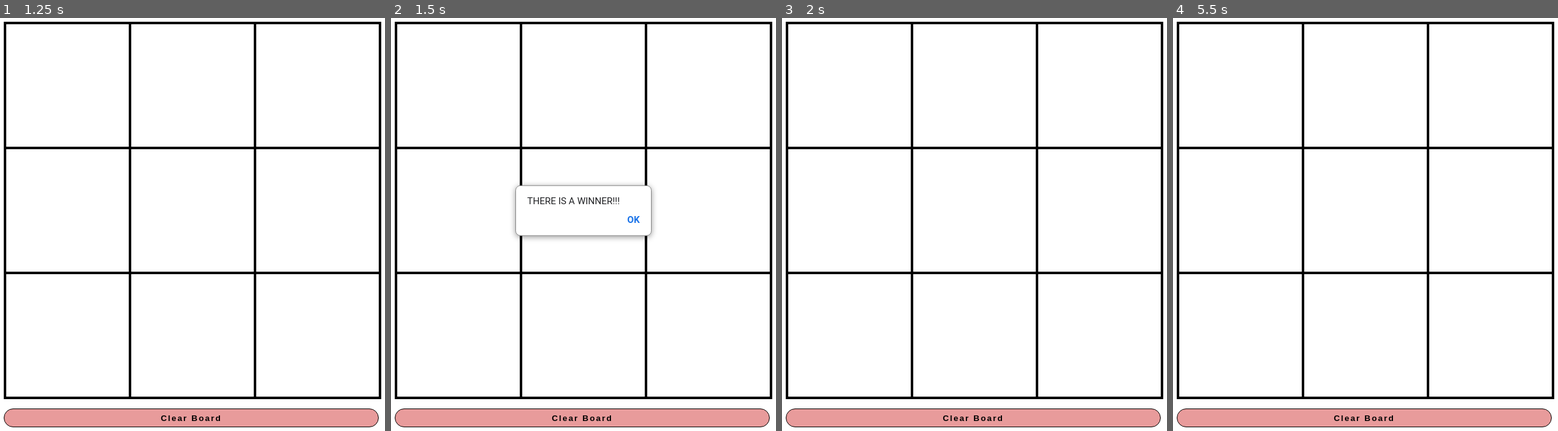
Above: before the commit, frames 1-4 (left to right).
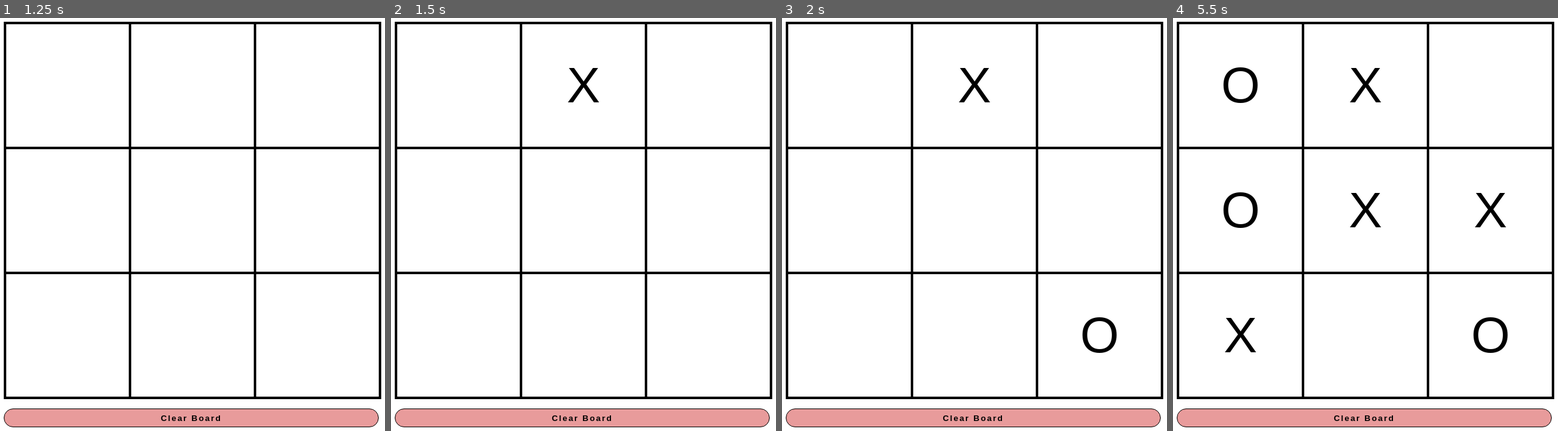
Above: after the commit, the same moments.

Repository: mkdirMe/TicTacToe
Game: browser game, page index.html
The game is run twice, just before and just after one commit, with the same random seed, the same clock (stepped at 60 frames per second) and the same inputs. When the page shows a pop-up message, it is drawn as a white box for half a second while everything else waits; a line starting with > is the answer the replay typed.
Inputs (mouse positions are in pixels of both pictures, inside the frame that each line leads up to):
- Up to frame 1 (1.25 s): no input
- Up to frame 2 (1.5 s): click (583, 84) at 1.27 s
- Up to frame 3 (2 s): click (1097, 336) at 1.87 s
- Up to frame 4 (5.5 s): click (1488, 212) at 2.02 s; click (1365, 84) at 2.47 s, where only the run after the commit has a clickable "X"; click (1242, 84) at 3.07 s; click (1488, 212) at 3.67 s, where only the run after the commit has a clickable "X"; click (1242, 336) at 4.27 s; click (1488, 336) at 4.52 s, where only the run after the commit has a clickable "O"; click (1242, 212) at 4.87 s; click (1365, 212) at 5.47 s

Frame 1 is identical in both runs. In frame 2, 1.3% of the frame differs, in the area x 31-69%, y 12-54%; in frame 3, 0.5%; in frame 4, 1.8%, in the area x 12-88%, y 11-82%.

Commit message:
game works

Diff:
--- a/index.js
+++ b/index.js
@@ -1,29 +1,30 @@
 const move = document.querySelectorAll(".box");
 const erase = document.querySelector(".reset");
 
-//036, 012, 048
-
+//Rows: 012, 345, 678    (+1)
+//Columns: 036, 147, 258 (+3)
+//Diagonals: 048, 246    (+4)
 
 
 let board = [];
 move.forEach((singleBox, index) => {
 
-    board[index] = 0;
+    board[index] = null;
 
 });
 
 const turn = ['X','O'];
-let i = 0;
+let player = 0;
 move.forEach((singleBox, index) => {
 
 
     singleBox.addEventListener("click", () => {
 
-        if (board[index] !== 0) return;
+        if (board[index] !== null) return;
 
-        singleBox.textContent = `${turn[i]}`;
-        board[index] = i;
-        i = (i + 1) % 2
+        singleBox.textContent = `${turn[player]}`;
+        board[index] = player;
+        player = (player + 1) % 2
 
         let win = false;
         for (let i = 3; i <= 6; i += 3)
@@ -35,28 +36,38 @@
                     break;
                 }
 
-                else (i === 6)
+                else if (i === 6)
                 {
                     win = true;
                 }
             }
+        }
 
 
+        if (win === true)
+        {
+            setTimeout(() => {
+                alert("THERE IS A WINNER!!!")
+                win = false;
+                clearboard();
+            }, 500);
+        }
+
+        if (!board.includes(null))
+        {
+            setTimeout(() => {
+                alert("*lights cigar*\nThere are no winners in this game...\nYou know what that means")
+                clearboard();
+            }, 1000);
 
         }
 
-        if (win === true)
-        {
-            alert("THERE IS A WINNER!!!");
-            win = false;
-            clearboard();
-        }
+    });
 
 
+});
 
 
-    });
-});
 
 erase.addEventListener("click", () => {
     clearboard();
